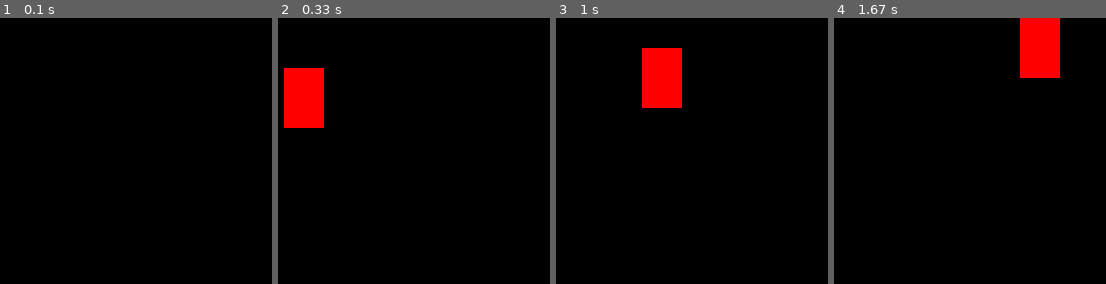
Above: before the commit, frames 1-4 (left to right).
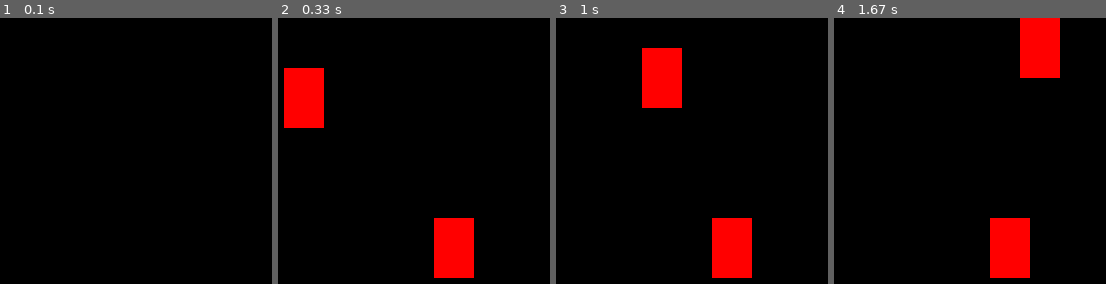
Above: after the commit, the same moments.

Repository: NeedsAUsername/pygame
Game: pygame game, started from app.py
The game is run twice, just before and just after one commit, with the same random seed, the same clock (stepped at 60 frames per second) and the same inputs.
Inputs:
- Up to frame 1 (0.1 s): no input
- Up to frame 2 (0.33 s): no input
- Up to frame 3 (1 s): hold Right 0.33-0.8 s; hold Up from 0.83 s (still down)
- Up to frame 4 (1.67 s): release Up at 1.13 s; hold Right 1.17-1.63 s

Frame 1 is identical in both runs. In frame 2, 3.3% of the frame differs, in the area x 57-73%, y 75-98%; in frame 3, 3.3%; in frame 4, 3.3%.

Commit message:
puts characters in seperate file and refactors code

Diff:
--- a/index.py
+++ b/app.py
@@ -1,22 +1,15 @@
 import pygame
+from characters import characters
 pygame.init()
 
 
 displayWidth = 500
 displayHeight = 500
-win = pygame.display.set_mode((displayWidth, displayHeight))
-
+window = pygame.display.set_mode((displayWidth, displayHeight)) #creates display surface
 pygame.display.set_caption('Pygame')
 
-player = {
-  'x': 50,
-  'y': 50,
-  'width': 40,
-  'height': 60,
-  'vel': 20
-}
-
-running = True
+def drawCharacter(character):
+  pygame.draw.rect(window, (255, 0, 0), (character['x'], character['y'], character['width'], character['height']))
 
 def preventMovementOffScreen(character):
   if character['x'] < 0:
@@ -28,9 +21,8 @@
   if character['y'] > displayHeight - character['height']:
     character['y'] = displayHeight - character['height']
 
-def drawCharacter(character):
-  pygame.draw.rect(win, (255, 0, 0), (character['x'], character['y'], character['width'], character['height']))
 
+running = True
 while running:
   pygame.time.delay(100) #milliseconds
 
@@ -38,6 +30,7 @@
     if event.type == pygame.QUIT:
       running = False
 
+  player = characters['player']
   keys = pygame.key.get_pressed()
   if keys[pygame.K_LEFT]:
     player['x'] -= player['vel']
@@ -48,10 +41,12 @@
   if keys[pygame.K_DOWN]:
     player['y'] += player['vel']
 
-  preventMovementOffScreen(player)
+  window.fill((0,0,0)) #makes screen all black before drawing characters
 
-  win.fill((0,0,0)) #makes screen all black before drawing the rectangle again
-  drawCharacter(player)
+  for character in characters:
+    preventMovementOffScreen(characters[character])
+    drawCharacter(characters[character])
+
   pygame.display.update()
 
 pygame.quit()
--- /dev/null
+++ b/characters.py
@@ -0,0 +1,23 @@
+player = {
+  'x': 50,
+  'y': 50,
+  'width': 40,
+  'height': 60,
+  'vel': 20
+}
+
+enemy = {
+  'x': 200,
+  'y': 200,
+  'width': 40,
+  'height': 60,
+  'vel': 20
+}
+
+characters = {
+  'player': player,
+  'enemy': enemy
+}
+
+for char in characters:
+    print(characters[char])
